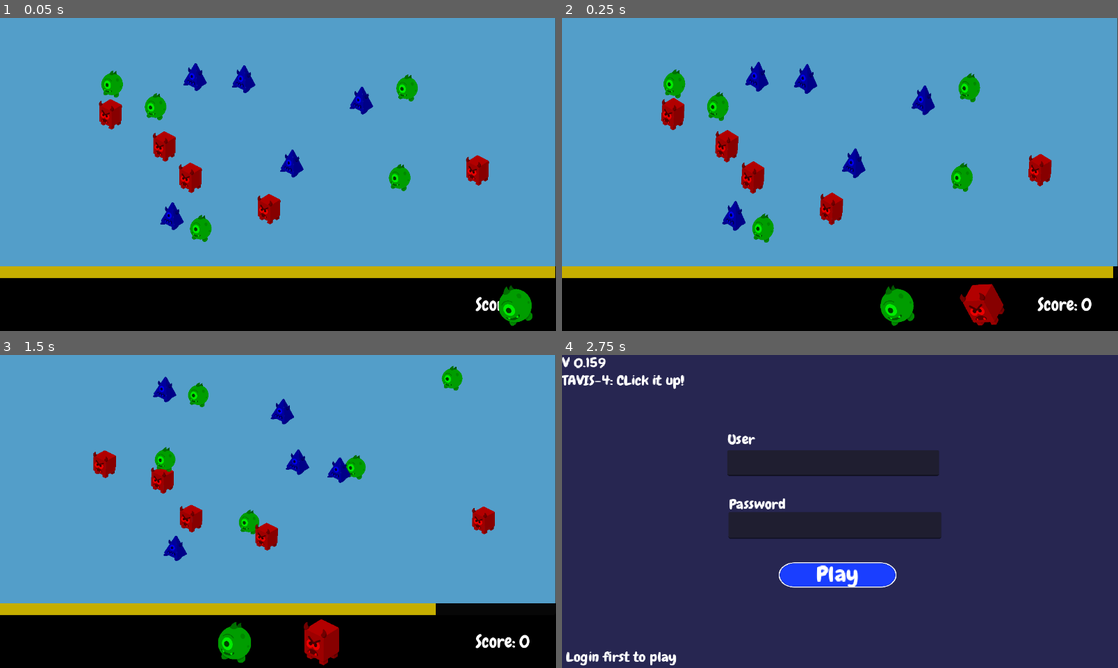
Above: before the commit, frames 1-4 (two rows, left to right).
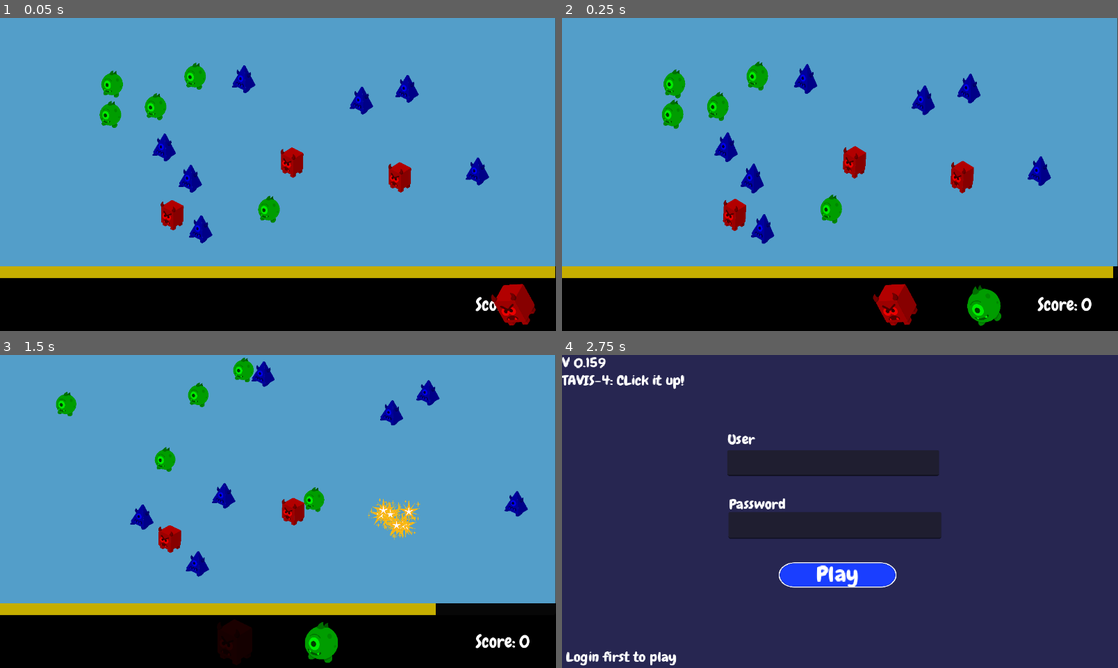
Above: after the commit, the same moments.

Repository: Hunter-Soft/Prototipo-MonstrosSA
Game: Godot game, scene res://Scenes/Level01Test.tscn
Same seed, same stepped clock (60 frames per second), same inputs: the game is played once before the commit and once after it. This scene is started directly instead of the project's main scene.
Inputs (mouse positions are in pixels of both pictures, inside the frame that each line leads up to):
- Up to frame 1 (0.05 s): no input
- Up to frame 2 (0.25 s): no input
- Up to frame 3 (1.5 s): tap Enter (ui_accept) at 0.5 s; drag from (111, 452) to (400, 514) at 0.52 s; drag from (400, 514) to (105, 458) at 1.27 s
- Up to frame 4 (2.75 s): move the mouse to (1045, 524) at 2.02 s; tap Tab (login) at 2.1 s; click (1045, 524) at 2.17 s

The runs differ from the first frame. In frame 1, 4.1% of the frame differs, in the area x 17-97%, y 14-99%; in frame 2, 5.1%; in frame 3, 7.4%, in the area x 10-95%, y 0-100%; in frame 4, nothing differs.

Commit message:
Spawn consertado

Diff:
--- a/tavis_4_project/Scenes/Level01Test.tscn
+++ b/tavis_4_project/Scenes/Level01Test.tscn
@@ -109,7 +109,7 @@
 chance_to_dupe = 0.1
 max_monsters = 15
 monsters_to_spawn = 15
-monster_pool_chance = Array[int]([12, 1, 3])
+monster_pool_chance = Array[int]([10, 10, 10])
 
 [node name="OrderManager" parent="." unique_id=264940256 instance=ExtResource("6_5ad2a")]
 position = Vector2(-640, -670)
--- a/tavis_4_project/spawnerComponent.gd
+++ b/tavis_4_project/spawnerComponent.gd
@@ -50,17 +50,20 @@
 	#monsters_to_spawn = 0
 	#return result
 
-func chooseMonsters() -> Array[PackedScene]: #VERSÃO SOFIA
+func chooseMonsters() -> Array[PackedScene]:
 	var result: Array[PackedScene] = []
-	var amount_each := monsters_to_spawn / monster_pool.size()
+	for i in range(monsters_to_spawn):
+		var total := 0
+		for chance in monster_pool_chance:
+			total += chance
+		var rng := randi_range(1, total)
+		var accumulated := 0
+		for j in range(monster_pool.size()):
+			accumulated += monster_pool_chance[j]
 
-	for i in range(monster_pool.size()):
-		for j in range(amount_each):
-			result.append(monster_pool[i])
-	while result.size() < monsters_to_spawn:
-		result.append(monster_pool.pick_random())
-
-	result.shuffle()
+			if rng <= accumulated:
+				result.append(monster_pool[j])
+				break
 	monsters_to_spawn = 0
 	return result
 
